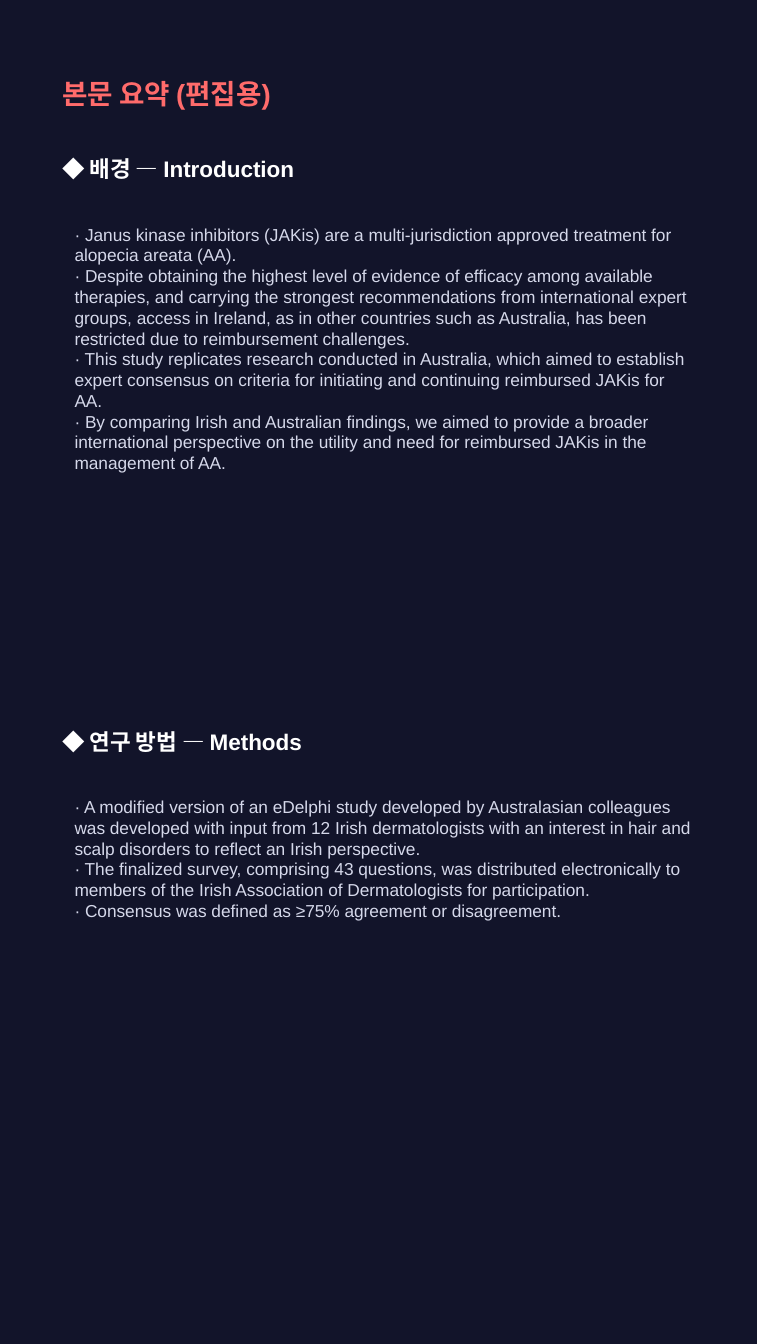
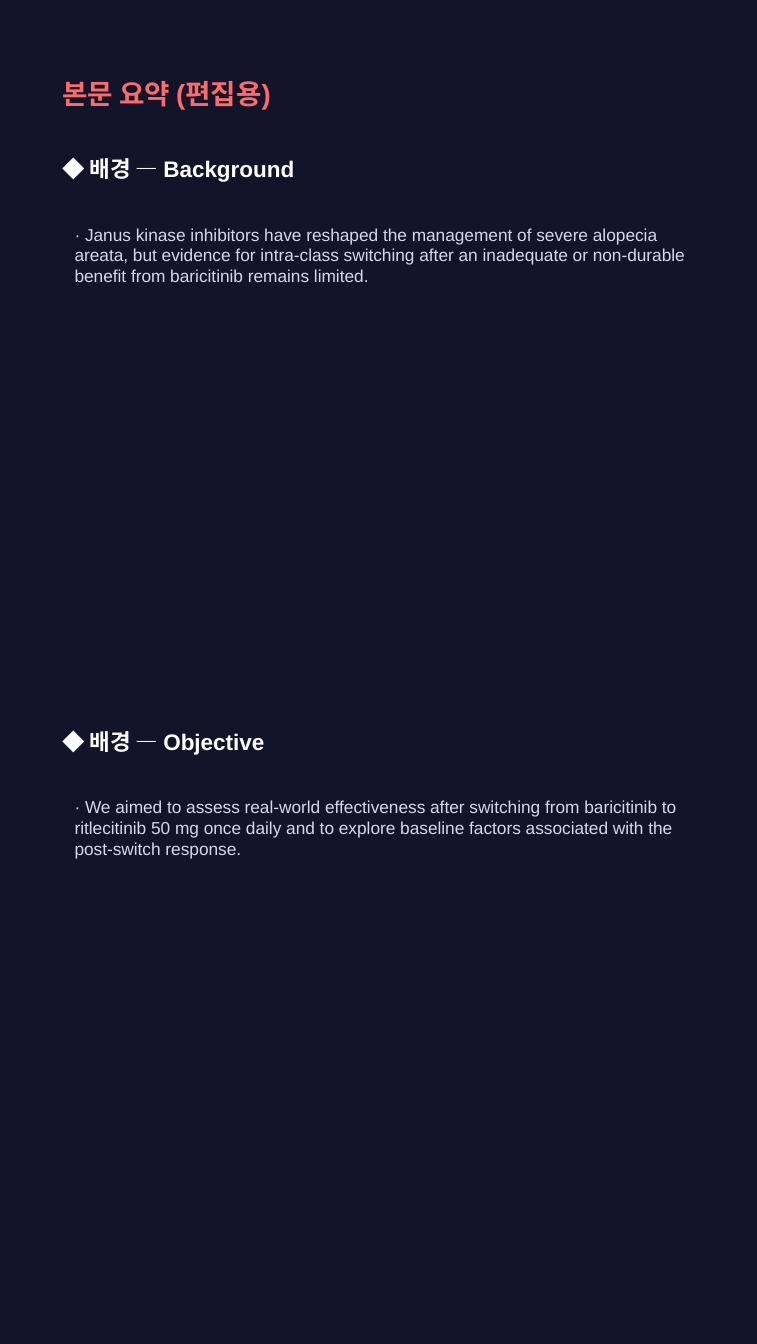
Before and after one commit to hyokang2010-BJ-ANTH/product-builder-test, a slide deck: slide 7 of pwa/data/latest/slides.pptx. Drawn at 757x1344 pixels with LibreOffice and Linux fonts; fonts in the diff are those of the drawing. Boxes give left, top, right and bottom in pixels: in the first picture for what was removed or moved away, otherwise in the second. Text is boxed around its words. In the diff, an @@ line names an element or a change of style, - is before the commit and + after.

```diff
--- a/pwa/data/latest/slides.pptx
+++ b/pwa/data/latest/slides.pptx
@@ text at (90,158,294,182): text changed @@
-◆ 배경 — Introduction
+◆ 배경 — Background
@@ text at (75,228,685,282): text changed @@
-· Janus kinase inhibitors (JAKis) are a multi-jurisdiction approved treatment for alopecia areata (AA).
-· Despite obtaining the highest level of evidence of efficacy among available therapies, and carrying the strongest recommendations from international expert groups, access in Ireland, as in other countries such as Australia, has been restricted due to reimbursement challenges.
-· This study replicates research conducted in Australia, which aimed to establish expert consensus on criteria for initiating and continuing reimbursed JAKis for AA.
-· By comparing Irish and Australian findings, we aimed to provide a broader international perspective on the utility and need for reimbursed JAKis in the management of AA.
+· Janus kinase inhibitors have reshaped the management of severe alopecia areata, but evidence for intra-class switching after an inadequate or non-durable benefit from baricitinib remains limited.
@@ text at (90,731,264,755): text changed @@
-◆ 연구 방법 — Methods
+◆ 배경 — Objective
@@ text at (75,800,676,858): text changed @@
-· A modified version of an eDelphi study developed by Australasian colleagues was developed with input from 12 Irish dermatologists with an interest in hair and scalp disorders to reflect an Irish perspective.
-· The finalized survey, comprising 43 questions, was distributed electronically to members of the Irish Association of Dermatologists for participation.
-· Consensus was defined as ≥75% agreement or disagreement.
+· We aimed to assess real-world effectiveness after switching from baricitinib to ritlecitinib 50 mg once daily and to explore baseline factors associated with the post-switch response.
```
Also in this commit, not shown: 2 other slides changed, 5 slides added, 4 slides removed, 26 other files.
